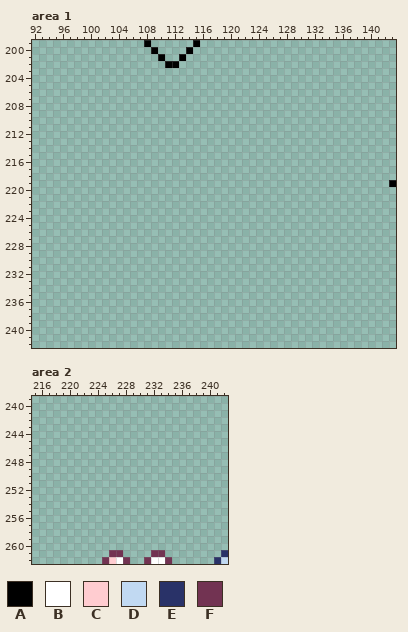
Two states of a pixel-art file, Assets/GB/Art/Worksheet.ase. Above is the file before it was changed.
320x320 pixels, 1 frame. Shown: area 1: x 92..143, y 199..242; area 2: x 215..242, y 239..262. The commit also changed other parts of the picture, which this record leaves out.
Palette (. is transparent): A #000000  B #ffffff  C #ffccd0  D #c1d9f2  E #293268  F #723352
Pixels before, area 1, first column x 108:
199 A......A............................
200 .A....A.............................
201 ..A..A..............................
202 ...AA...............................
203 ....................................
204 ....................................
205 ....................................
206 ....................................
207 ....................................
208 ....................................
209 ....................................
210 ....................................
211 ....................................
212 ....................................
213 ....................................
214 ....................................
215 ....................................
216 ....................................
217 ....................................
218 ....................................
219 ...................................A
Pixels before, area 2, first column x 225:
261 .FF....FF........E
262 FCBF..FBBF......ED
New version:
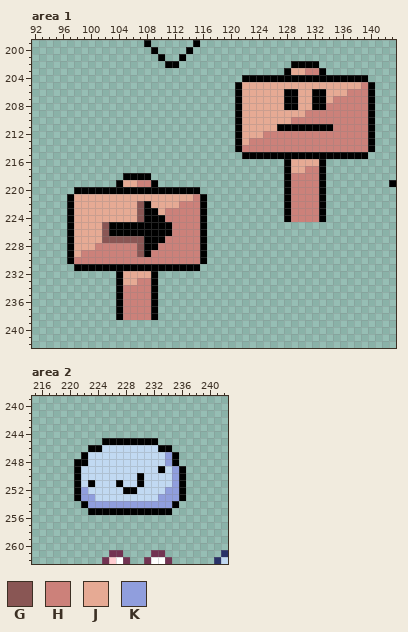
Colours new in this view: G #895654  H #cc817a  J #e6aa94  K #909edd
Change:
{"where": "area 1"}
{"y":202,"x":129,"old":"....","new":"AAAA"}
{"y":203,"x":128,"old":"......","new":"AJJHHA"}
{"y":204,"x":122,"old":"..................","new":"AAAAAAAAAAAAAAAAAA"}
{"y":205,"x":121,"old":"....................","new":"AJJJJJJJJJJJJJJJJJHA"}
{"y":206,"x":121,"old":"....................","new":"AJJJJJJAAJJAAJJJHHHA"}
{"y":207,"x":121,"old":"....................","new":"AJJJJJJAAJJAAJHHHHHA"}
{"y":208,"x":121,"old":"....................","new":"AJJJJJJAAJJAAHHHHHHA"}
{"y":209,"x":121,"old":"....................","new":"AJJJJJJJJJHHHHHHHHHA"}
{"y":210,"x":121,"old":"....................","new":"AJJJJJJJHHHHHHHHHHHA"}
{"y":211,"x":121,"old":"....................","new":"AJJJJJAAAAAAAAHHHHHA"}
{"y":212,"x":121,"old":"....................","new":"AJJJHHHHHHHHHHHHHHHA"}
{"y":213,"x":121,"old":"....................","new":"AJHHHHHHHHHHHHHHHHHA"}
{"y":214,"x":121,"old":"....................","new":"AHHHHHHHHHHHHHHHHHHA"}
{"y":215,"x":122,"old":"..................","new":"AAAAAAAAAAAAAAAAAA"}
{"y":216,"x":128,"old":"......","new":"AJJJJA"}
{"y":217,"x":128,"old":"......","new":"AJJHHA"}
{"y":218,"x":105,"old":"....","new":"AAAA"}
{"y":218,"x":128,"old":"......","new":"AHHHHA"}
{"y":219,"x":104,"old":"......","new":"AJJHHA"}
{"y":219,"x":128,"old":"......","new":"AHHHHA"}
{"y":220,"x":98,"old":"..................","new":"AAAAAAAAAAAAAAAAAA"}
{"y":220,"x":128,"old":"......","new":"AHHHHA"}
{"y":221,"x":97,"old":"....................","new":"AJJJJJJJJJJJJJJJJJHA"}
{"y":221,"x":128,"old":"......","new":"AHHHHA"}
{"y":222,"x":97,"old":"....................","new":"AJJJJJJJJJGAJJJJHHHA"}
{"y":222,"x":128,"old":"......","new":"AHHHHA"}
{"y":223,"x":97,"old":"....................","new":"AJJJJJJJJJGAAJHHHHHA"}
{"y":223,"x":128,"old":"......","new":"AHHHHA"}
{"y":224,"x":97,"old":"....................","new":"AJJJJJJJJJGAAAHHHHHA"}
{"y":224,"x":128,"old":"......","new":"AHHHHA"}
{"y":225,"x":97,"old":"....................","new":"AJJJJGAAAAAAAAAHHHHA"}
{"y":226,"x":97,"old":"....................","new":"AJJJJGAAAAAAAAAHHHHA"}
{"y":227,"x":97,"old":"....................","new":"AJJJJGGGGGGAAAHHHHHA"}
{"y":228,"x":97,"old":"....................","new":"AJJJHHHHHHGAAHHHHHHA"}
{"y":229,"x":97,"old":"....................","new":"AJHHHHHHHHGAHHHHHHHA"}
{"y":230,"x":97,"old":"....................","new":"AHHHHHHHHHHHHHHHHHHA"}
{"y":231,"x":98,"old":"..................","new":"AAAAAAAAAAAAAAAAAA"}
{"y":232,"x":104,"old":"......","new":"AJJJJA"}
{"y":233,"x":104,"old":"......","new":"AJJHHA"}
{"y":234,"x":104,"old":"......","new":"AHHHHA"}
{"y":235,"x":104,"old":"......","new":"AHHHHA"}
{"y":236,"x":104,"old":"......","new":"AHHHHA"}
{"y":237,"x":104,"old":"......","new":"AHHHHA"}
{"y":238,"x":104,"old":"......","new":"AHHHHA"}
{"where": "area 2"}
{"y":245,"x":225,"old":"........","new":"AAAAAAAA"}
{"y":246,"x":223,"old":"............","new":"AADDDDDDDDAA"}
{"y":247,"x":222,"old":"..............","new":"ADDDDDDDDDDDKA"}
{"y":248,"x":221,"old":"...............","new":"AADDDDDDDDDDDKA"}
{"y":249,"x":221,"old":"................","new":"ADDDDDDDDDDDADKA"}
{"y":250,"x":221,"old":"................","new":"ADDDDDDDDADDDDKA"}
{"y":251,"x":221,"old":"................","new":"ADADDDADDADDDDKA"}
{"y":252,"x":221,"old":"................","new":"AKDDDDDAADDDDKKA"}
{"y":253,"x":221,"old":"................","new":"AKKDDDDDDDDDKKKA"}
{"y":254,"x":222,"old":"..............","new":"AKKKKKKKKKKKKA"}
{"y":255,"x":223,"old":"............","new":"AAAAAAAAAAAA"}
